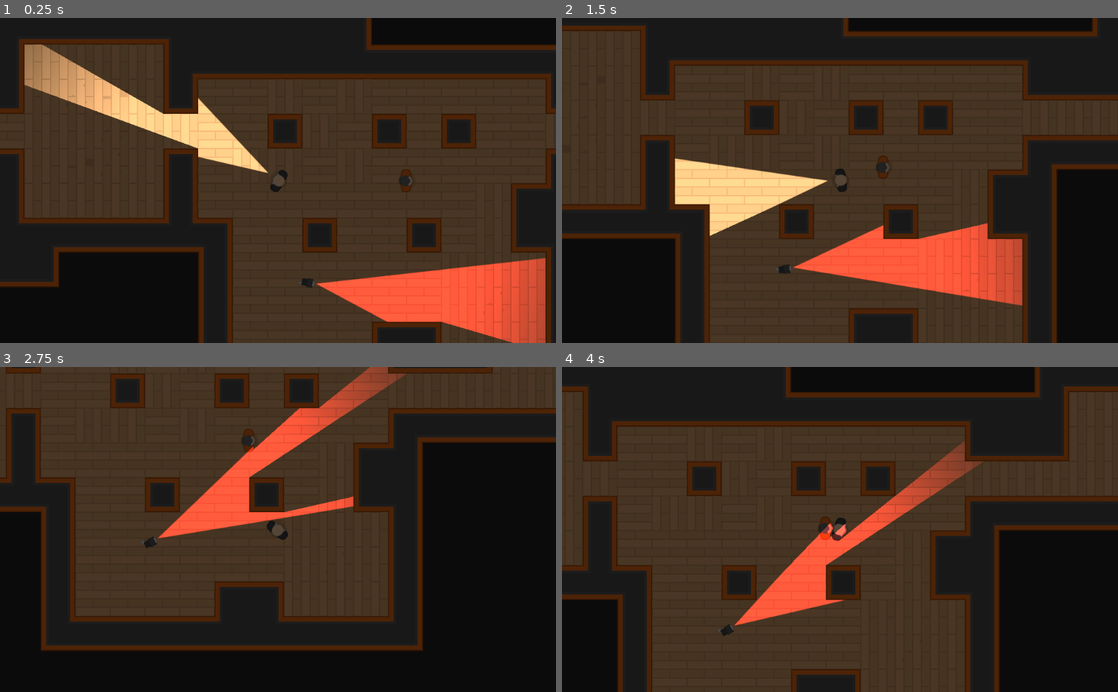
Above: before the commit, frames 1-4 (two rows, left to right).
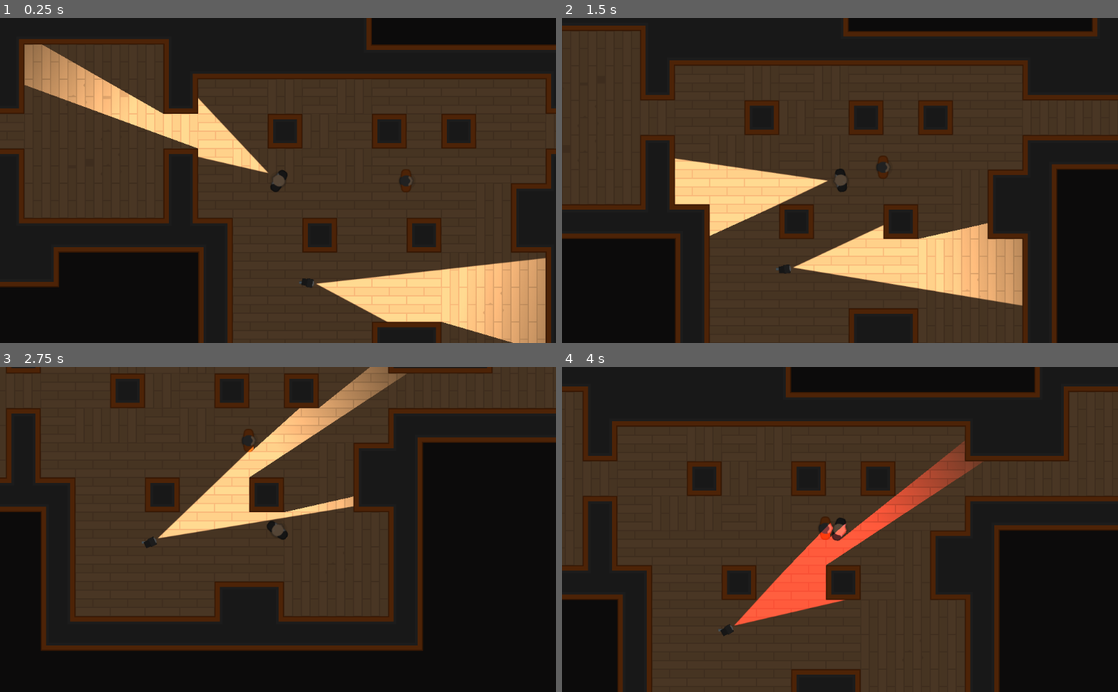
Above: after the commit, the same moments.

Repository: davidvgus/Heistmeisters
Game: Godot game, scene res://Levels/TemplateLevel.tscn
Same seed, same stepped clock (60 frames per second), same inputs: the game is played once before the commit and once after it.
Inputs (mouse positions are in pixels of both pictures, inside the frame that each line leads up to):
- Up to frame 1 (0.25 s): no input
- Up to frame 2 (1.5 s): move the mouse to (962, 164) at 0.52 s; hold D (move_right) 0.53-1.28 s; tap Q (toggle_torch) at 0.6, 1.35 s; move the mouse to (728, 196) at 1.27 s; hold S (move_down) from 1.28 s (still down)
- Up to frame 3 (2.75 s): move the mouse to (333, 458) at 2.02 s; release S (move_down) at 2.03 s; hold D (move_right) from 2.03 s (still down); tap Q (toggle_torch) at 2.1 s
- Up to frame 4 (4 s): move the mouse to (812, 594) at 2.77 s; release D (move_right) at 2.78 s; hold W (move_up) 2.78-3.53 s; tap Q (toggle_torch) at 2.85, 3.6 s; move the mouse to (1006, 578) at 3.52 s; hold A (move_left) from 3.53 s (still down)

The runs differ from the first frame. In frame 1, 6.6% of the frame differs, in the area x 56-99%, y 73-100%; in frame 2, 6.1%; in frame 3, 4.6%; in frame 4, less than 0.1%.

Commit message:
fixed dop level node offset and logic for camera torch color change

Diff:
--- a/Characters/NPCs/PlayerDetection.gd
+++ b/Characters/NPCs/PlayerDetection.gd
@@ -12,13 +12,12 @@
 
 func _process(delta):
     if Player_in_FOV():
+        $Torch.color = RED
+    else:
         $Torch.color = WHITE
-    else:
-        $Torch.color = RED
 
 
 func Player_in_FOV():
-    print(global_rotation_degrees)
     var npc_facing_direction = Vector2(1,0).rotated(global_rotation)
     var direction_to_Player = (Player.position - global_position).normalized()
 
--- a/Levels/TemplateLevel.tscn
+++ b/Levels/TemplateLevel.tscn
@@ -6,7 +6,6 @@
 [ext_resource path="res://Characters/NPCs/Camera.tscn" type="PackedScene" id=4]
 
 [node name="TemplateLevel" type="Node2D"]
-position = Vector2( 290.78, -599.006 )
 
 [node name="TileMap" type="TileMap" parent="."]
 tile_set = ExtResource( 1 )
